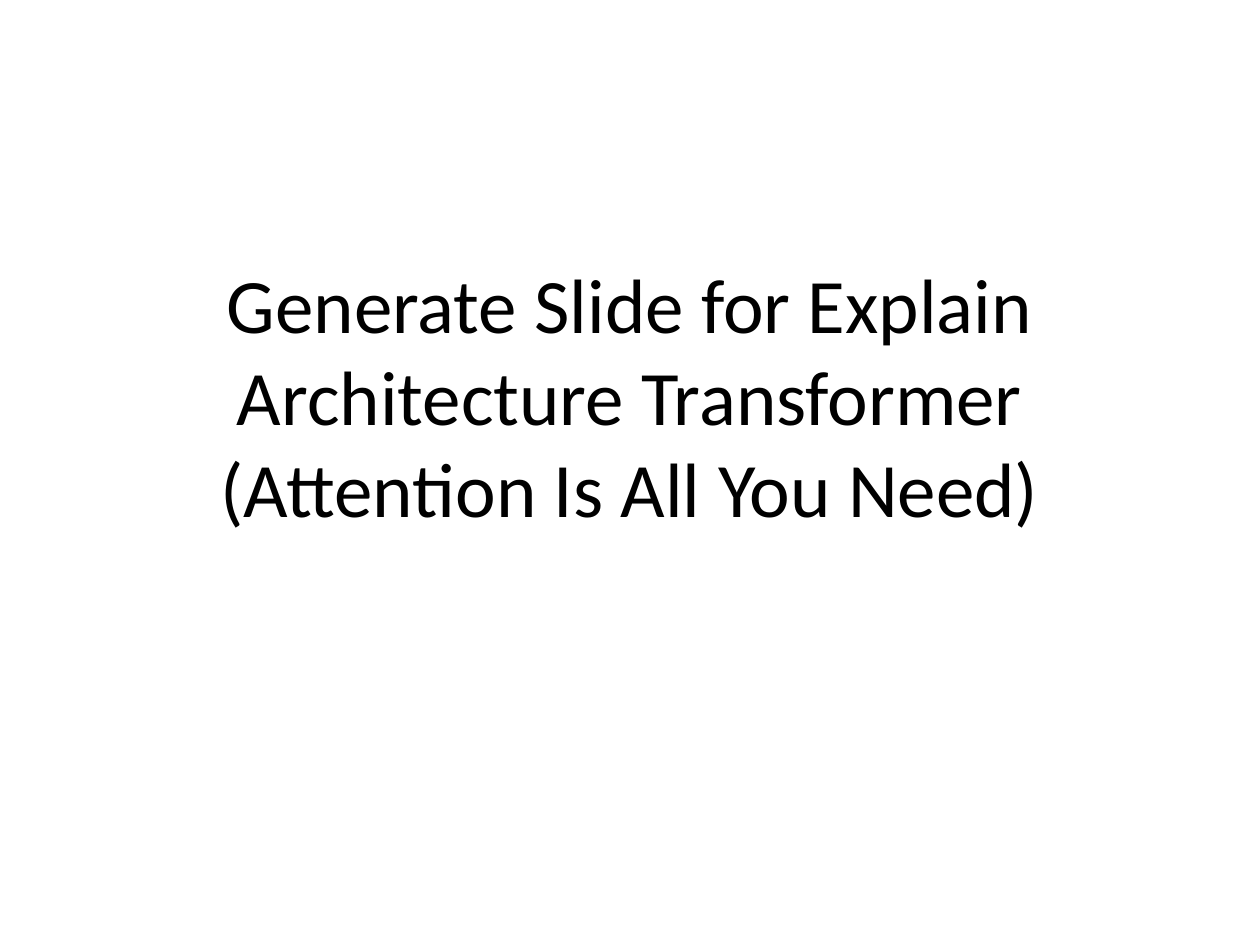
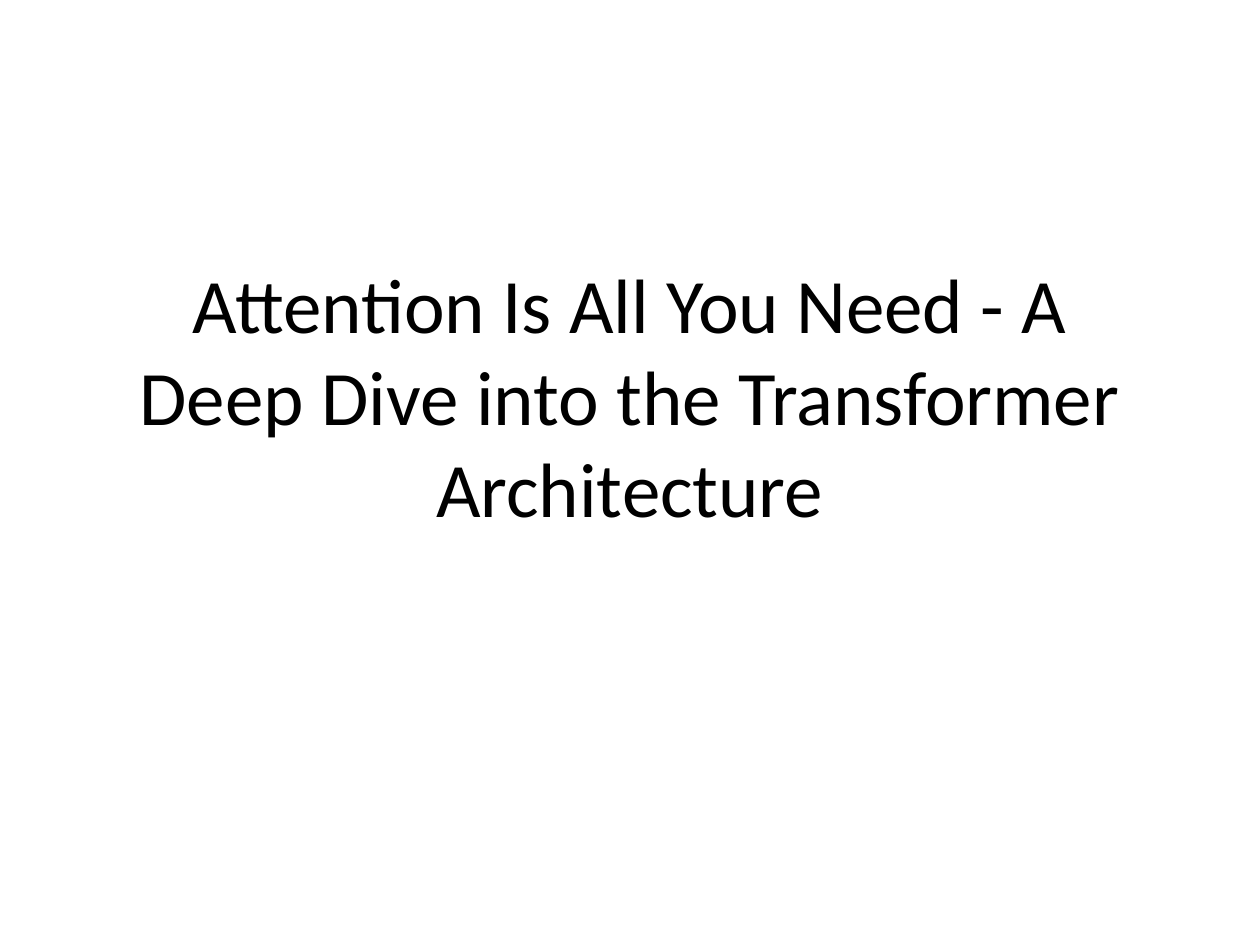
Before and after one commit to Kietnehi/AI-AGENT, a slide deck: slide 1 of backend/slides/presentation_generate_slide_for_explain_arc.pptx. Drawn at 1260x945 pixels with LibreOffice and Linux fonts; fonts in the diff are those of the drawing. Boxes give left, top, right and bottom in pixels: in the first picture for what was removed or moved away, otherwise in the second. Text is boxed around its words. In the diff, an @@ line names an element or a change of style, - is before the commit and + after.

```diff
--- a/backend/slides/presentation_generate_slide_for_explain_arc.pptx
+++ b/backend/slides/presentation_generate_slide_for_explain_arc.pptx
@@ title at (x1=140, y1=279, x2=1119, y2=518): text changed @@
-Generate Slide for Explain Architecture Transformer (Attention Is All You Need)
+Attention Is All You Need - A Deep Dive into the Transformer Architecture
```
Also in this commit, not shown: 2 other slides changed, 3 slides added, 3 slides removed, 3 other files.
